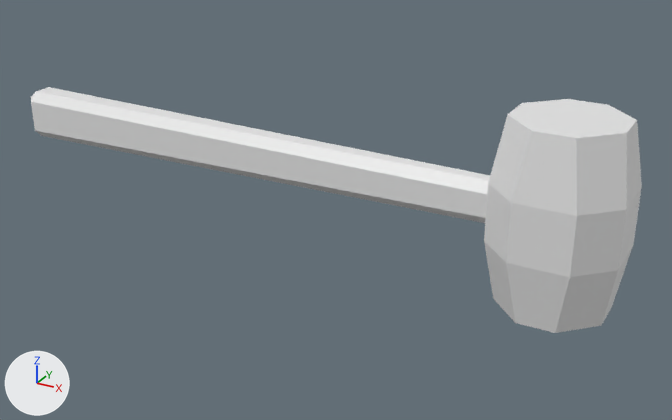
The FBX model Assets/Resources/Meshes/Background/background_mallet.fbx, before and after one commit.
Rendered twice from a 50 mm lens placed at (0.334, -0.476, 0.2103), pointed at (0.0704, 0.0033, -0.0294). Every picture has the same lights, and +X, +Y and +Z are marked at lower left. Where no turn or scale is listed for an object, it has been applied to the vertices.

Names of what the first picture shows: 'mallet'.
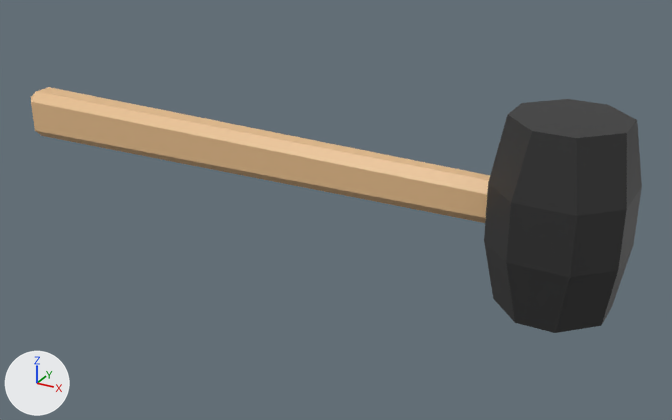
Location of each change, (x1, y1, x2, y2) in pixels of the pictures (672 x 420 px; the box of a moved part takes in the faces that stretch with it):
part 1 of me_cube_004, moved or reshaped
    both: (484, 99, 642, 333)
part 2 of me_cube_004, recoloured (grey to black)
    both: (484, 103, 637, 333)
part 3 of me_cube_004, recoloured (white to beige)
    both: (31, 87, 490, 223)

What the commit changed:
Material 'Mallet Head' (mat_mallet_head) is new.
Its base color is (0.0291, 0.0291, 0.0291) (black #303030).
Material 'Mallet Handle' (mat_mallet_handle) is new.
Its base color is (0.8, 0.511, 0.261) (beige #e7bd8c).
me_cube_004 is used by ob_mallet; location (0.0, 0.0, 0.0).
me_cube_004 had 72 vertices, 66 faces and spanned x -0.178..0.253, y -0.038..0.038, z -0.056..0.056.
me_cube_004 now has 56 vertices, 60 faces and spans x -0.178..0.253, y -0.038..0.038, z -0.056..0.056.
Part 1, on me_cube_004:
16 vertices are removed from x 0.178..0.253, y -0.014..0.014, z -0.056..0.056.
33 faces are deleted.
27 new faces join them, mat_mallet_head (black #303030).
me_cube_004 part 2: 16 faces spanning x 0.178..0.253, y -0.038..0.038, z -0.056..0.056 switch from no material to mat_mallet_head (black #303030).
me_cube_004 part 3: 17 faces spanning x -0.178..0.178, y -0.012..0.012, z -0.017..0.017 switch from no material to mat_mallet_handle (beige #e7bd8c).
